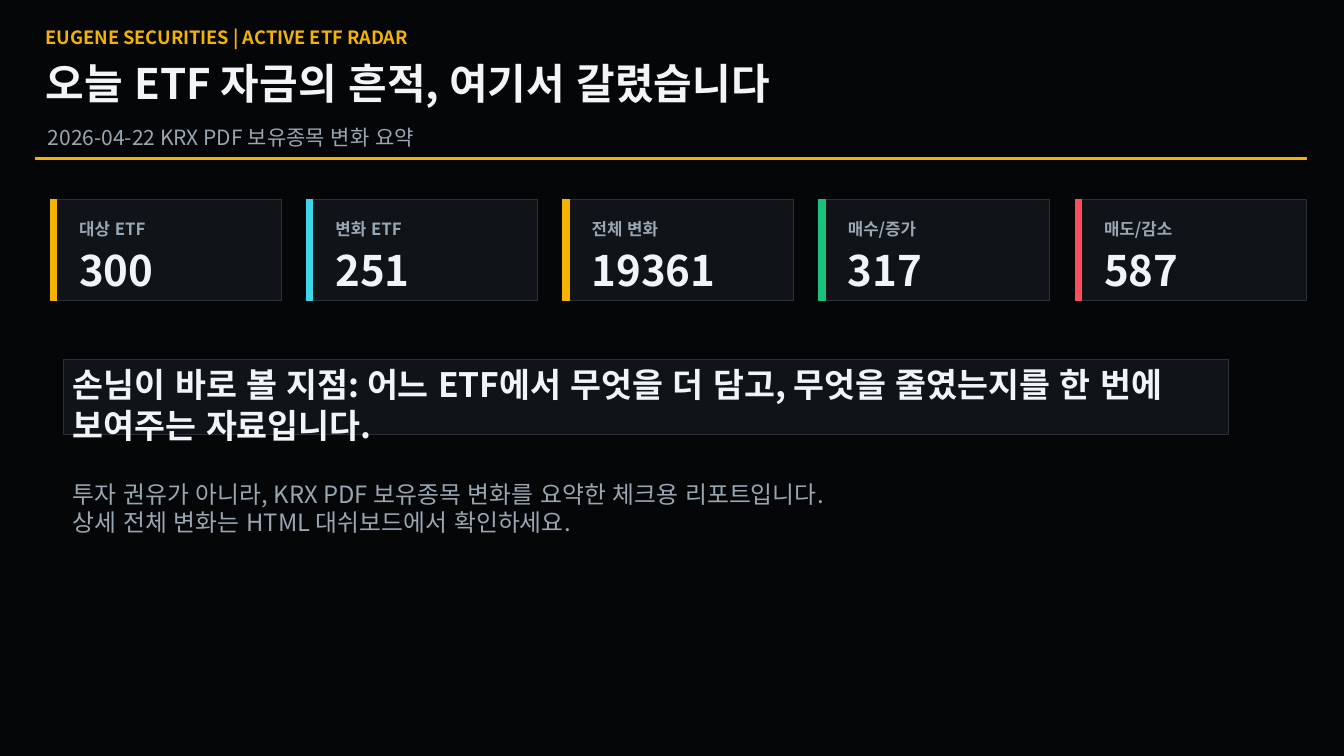
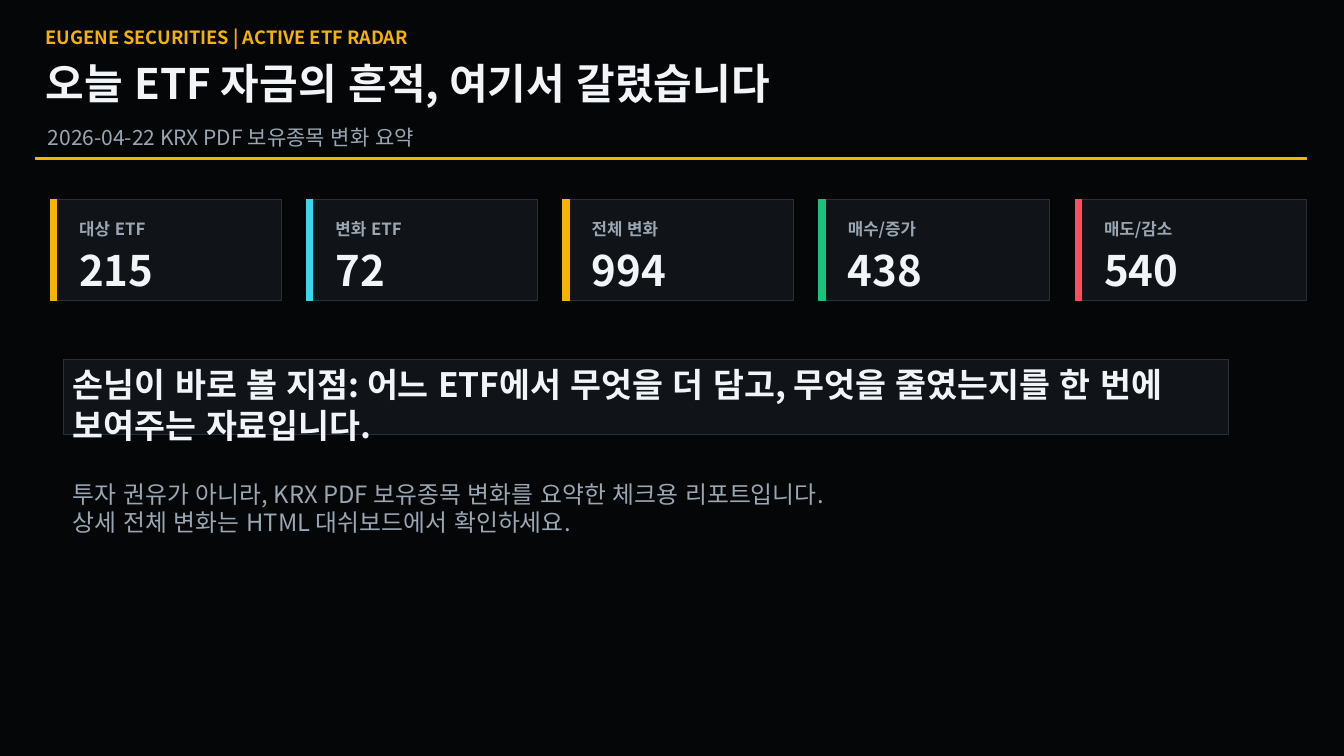
Before and after one commit to se2in/ETF_KRX, a slide deck: slide 1 of docs/latest_changes.pptx. Drawn at 1344x756 pixels with LibreOffice and Linux fonts; fonts in the diff are those of the drawing. Boxes give left, top, right and bottom in pixels: in the first picture for what was removed or moved away, otherwise in the second. Text is boxed around its words. In the diff, an @@ line names an element or a change of style, - is before the commit and + after.

```diff
--- a/docs/latest_changes.pptx
+++ b/docs/latest_changes.pptx
@@ text at (79,254,153,287): text changed @@
-300
+215
@@ text at (335,254,385,286): text changed @@
-251
+72
@@ text at (592,254,666,287): text changed @@
-19361
+994
@@ text at (848,254,922,287): text changed @@
-317
+438
@@ text at (1104,254,1178,287): text changed @@
-587
+540
```
Also in this commit, not shown: 4 other slides changed, 4 other files.
